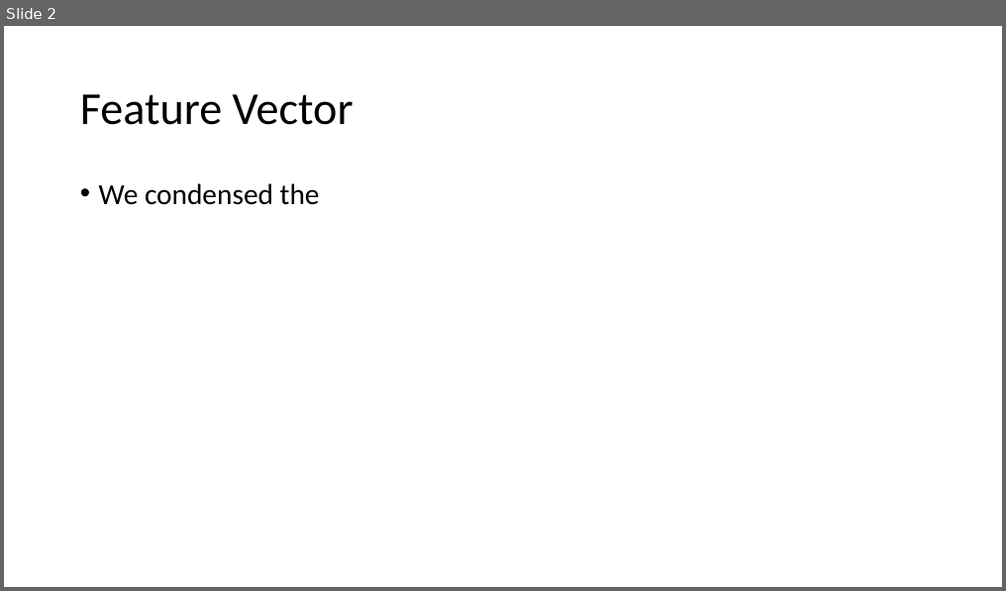
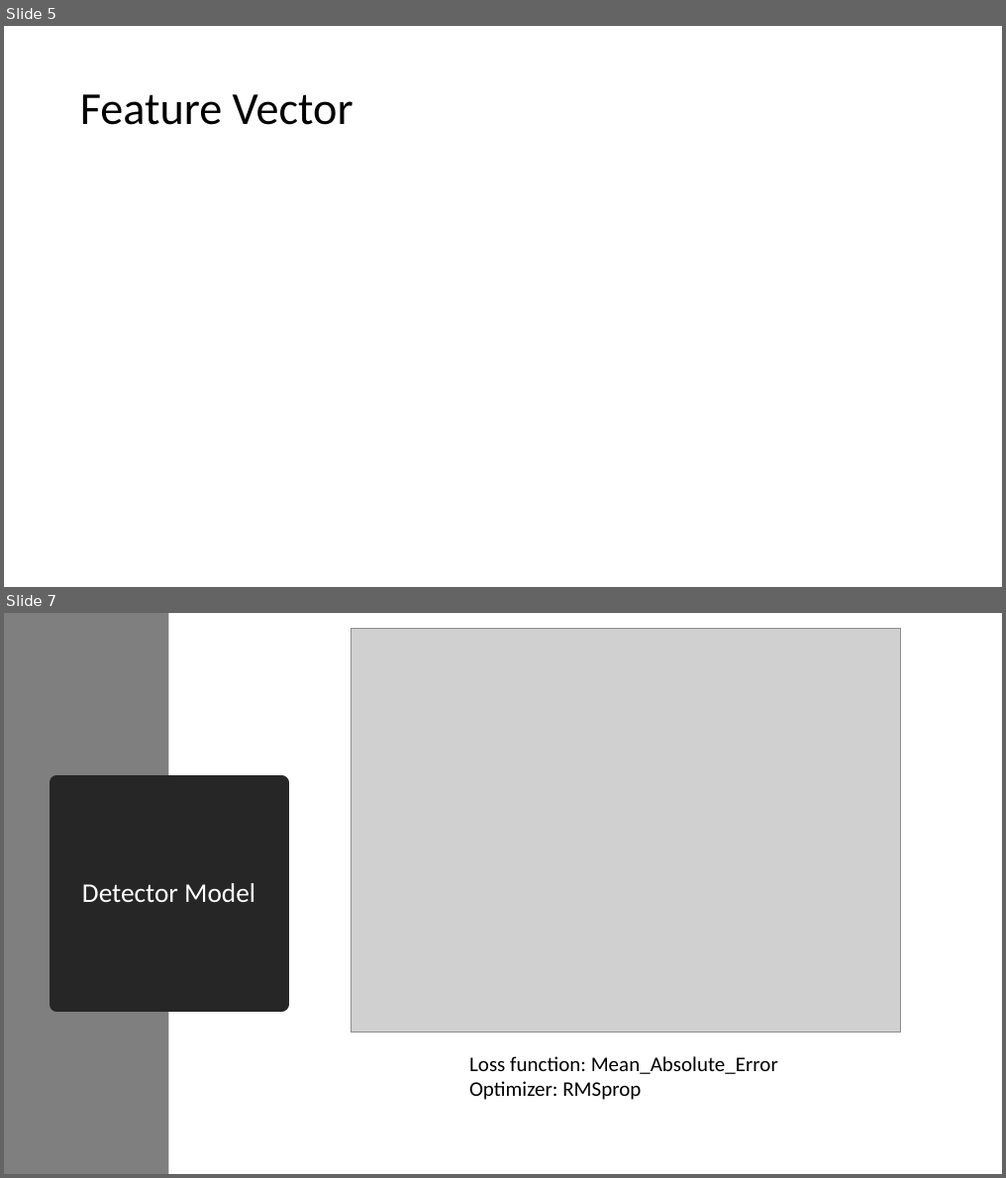
Before and after one commit to liangwangENST/SR2I208-Detection-Malicious-data, a slide deck: slide/Presentation.pptx. Shown one above the other, each under a label of ours: slide 2 before the commit, slides 5 and 7 after it; the slides between them are not shown. The pictures are 1006x591 and 1006x1178 pixels, drawn with LibreOffice and Linux fonts; fonts in the diff are those of the drawing; grey boxes stand for pictures. Boxes give left, top, right and bottom in pixels: in the first picture for what was removed or moved away, otherwise in the second. Text is boxed around its words. In the diff, an @@ line names an element or a change of style, - is before the commit and + after.

```diff
--- a/slide/Presentation.pptx
+++ b/slide/Presentation.pptx
@@ slide 7 added at (4,613,1002,1174), background #FFFFFF @@
@@ rectangle added at (4,613,168,1174), fill #7F7F7F @@
@@ picture added at (351,629,901,1032) @@
@@ title added at (56,783,282,1004), fill #262626, outline #262626 13.75 pt, 26 pt, text #FFFFFF @@
+Detector Model
@@ text added at (469,1057,778,1100), 20 pt, text #000000 @@
+Loss function: Mean_Absolute_Error
+Optimizer: RMSprop
@@ what was slide 2 is now slide 5 @@
@@ slide 5 changed as well @@
@@ text removed at (99,183,320,205) @@
-• We condensed the
```
Also in this commit, not shown: 10 other slides added, 1 slide removed, 4 other files.
